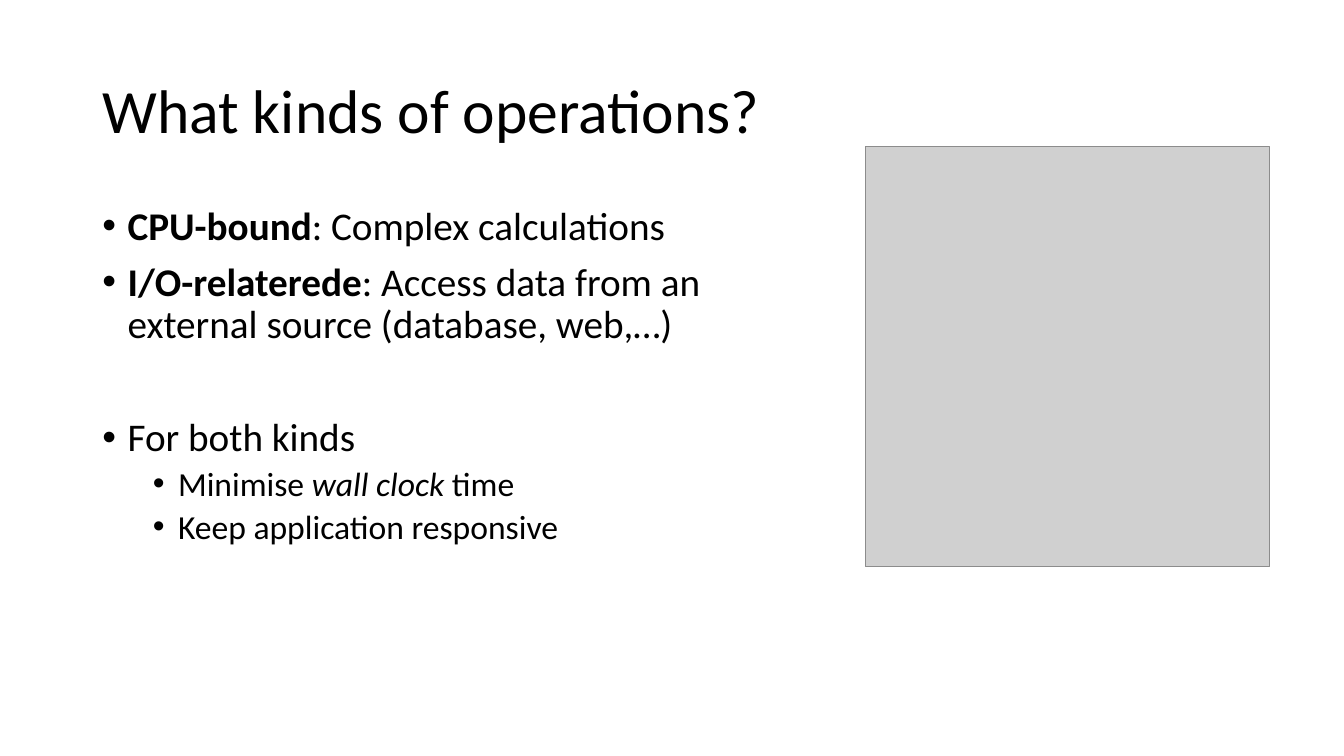
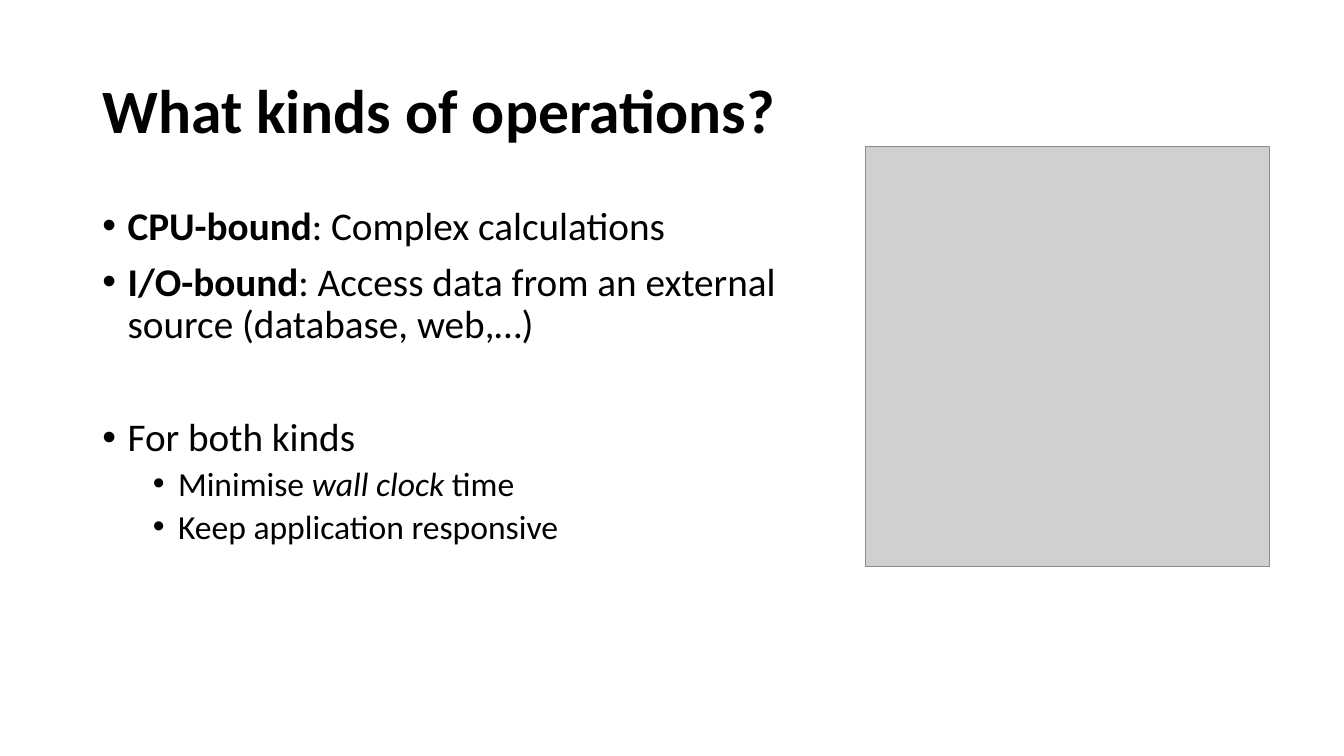
Before and after one commit to perl-easj/Teaching-materials, a slide deck: slide 7 of CSharpProgramming/Presentations/ProgPartIII/Tasks.pptx. Drawn at 1344x756 pixels with LibreOffice and Linux fonts; fonts in the diff are those of the drawing; grey boxes stand for pictures. Boxes give left, top, right and bottom in pixels: in the first picture for what was removed or moved away, otherwise in the second. Text is boxed around its words. In the diff, an @@ line names an element or a change of style, - is before the commit and + after.

```diff
--- a/CSharpProgramming/Presentations/ProgPartIII/Tasks.pptx
+++ b/CSharpProgramming/Presentations/ProgPartIII/Tasks.pptx
@@ title "What kinds of operations?" at (102, 89, 775, 143): bold on @@
@@ text at (128, 268, 776, 344): text changed @@
-• I/O-relaterede: Access data from an external source (database, web,…)
+• I/O-bound: Access data from an external source (database, web,…)
```
Also in this commit, not shown: 5 other slides changed, 1 slide added.
